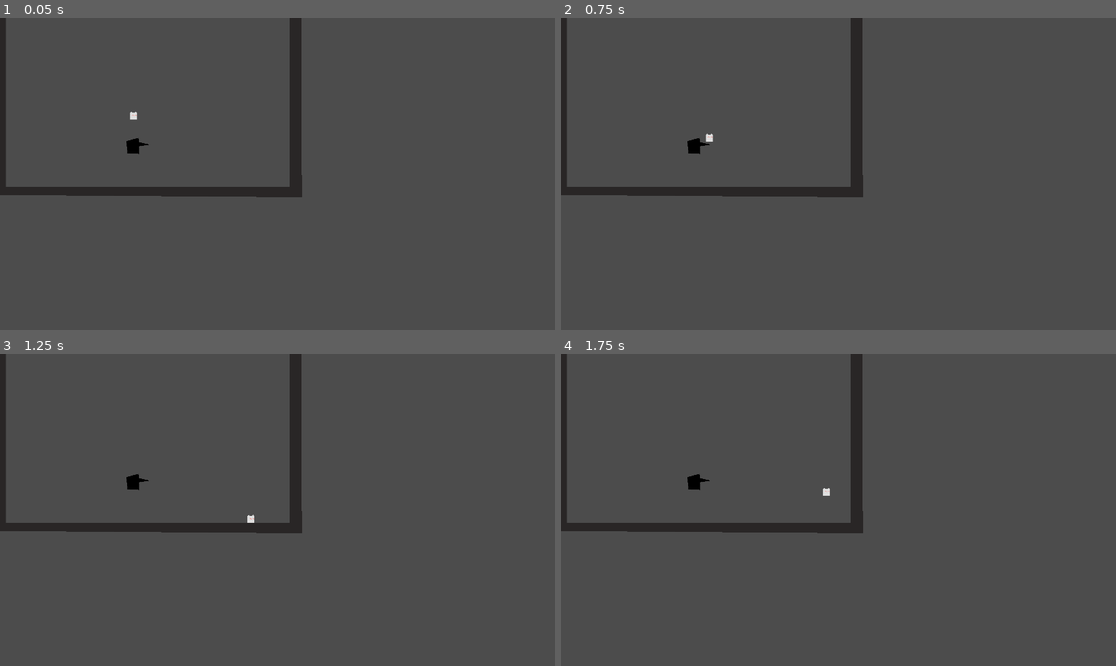
Above: before the commit, frames 1-4 (two rows, left to right).
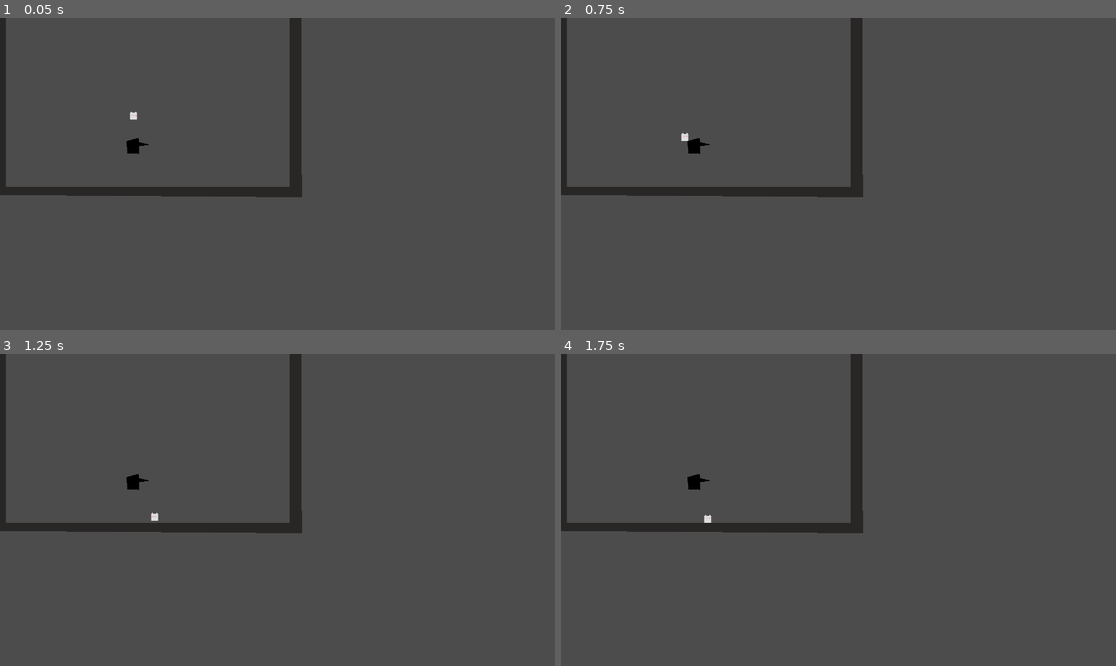
Above: after the commit, the same moments.

Repository: Chris-Qinn/Wolf-2
Game: Godot game, scene res://GameLevel.tscn
The game is run twice, just before and just after one commit, with the same random seed, the same clock (stepped at 60 frames per second) and the same inputs.
Inputs (mouse positions are in pixels of both pictures, inside the frame that each line leads up to):
- Up to frame 1 (0.05 s): no input
- Up to frame 2 (0.75 s): move the mouse to (960, 158) at 0.52 s; hold D (key_right) from 0.53 s (still down); hold Right mouse button (bounce, bound only after the commit) from 0.53 s (still down)
- Up to frame 3 (1.25 s): keep holding D (key_right); keep holding Right mouse button (bounce, bound only after the commit); tap Space (jump) at 0.77, 1.07 s; tap Shift (dash, bound only after the commit) at 0.8 s
- Up to frame 4 (1.75 s): move the mouse to (727, 525) at 1.27 s; release D (key_right) at 1.28 s; release Right mouse button (bounce, bound only after the commit) at 1.28 s; hold S (key_down) from 1.28 s (still down); tap Shift (dash, bound only after the commit) at 1.35 s; tap Space (jump) at 1.52, 1.55 s

Frame 1 is identical in both runs. In frame 2, less than 0.1% of the frame differs, in the area x 21-28%, y 36-40%; in frame 3, less than 0.1%; in frame 4, less than 0.1%.

Commit message:
working bounce, dash. Dash needs to be redone somewhat and wall jump needs to be added

Diff:
--- a/project.godot
+++ b/project.godot
@@ -74,6 +74,20 @@
 "events": [ Object(InputEventKey,"resource_local_to_scene":false,"resource_name":"","device":0,"alt":false,"shift":false,"control":false,"meta":false,"command":false,"pressed":false,"scancode":83,"unicode":0,"echo":false,"script":null)
  ]
 }
+dash={
+"deadzone": 0.5,
+"events": [ Object(InputEventKey,"resource_local_to_scene":false,"resource_name":"","device":0,"alt":false,"shift":false,"control":false,"meta":false,"command":false,"pressed":false,"scancode":16777237,"unicode":0,"echo":false,"script":null)
+, Object(InputEventJoypadButton,"resource_local_to_scene":false,"resource_name":"","device":0,"button_index":1,"pressure":0.0,"pressed":false,"script":null)
+, Object(InputEventJoypadButton,"resource_local_to_scene":false,"resource_name":"","device":0,"button_index":2,"pressure":0.0,"pressed":false,"script":null)
+ ]
+}
+bounce={
+"deadzone": 0.5,
+"events": [ Object(InputEventJoypadButton,"resource_local_to_scene":false,"resource_name":"","device":0,"button_index":4,"pressure":0.0,"pressed":false,"script":null)
+, Object(InputEventJoypadButton,"resource_local_to_scene":false,"resource_name":"","device":0,"button_index":5,"pressure":0.0,"pressed":false,"script":null)
+, Object(InputEventMouseButton,"resource_local_to_scene":false,"resource_name":"","device":0,"alt":false,"shift":false,"control":false,"meta":false,"command":false,"button_mask":0,"position":Vector2( 0, 0 ),"global_position":Vector2( 0, 0 ),"factor":1.0,"button_index":2,"pressed":false,"doubleclick":false,"script":null)
+ ]
+}
 
 [rendering]
 
--- a/scripts/Wolf_Movement.gd
+++ b/scripts/Wolf_Movement.gd
@@ -16,6 +16,10 @@
 var hasdash;
 var wolf;
 
+var on_ground
+var on_wall
+var on_ceil
+
 # Called when the node enters the scene tree for the first time.
 func _ready():
 	velocity.x = 0;
@@ -24,6 +28,9 @@
 	acceleration.y = 2;
 	jump_buffer = 0;
 	hasdash = true;
+	on_ceil = false
+	on_ground = false
+	on_wall = false
 
 
 
@@ -36,7 +43,15 @@
 	dash_d.x = Input.get_action_strength("right") - Input.get_action_strength("left")
 	dash_d.y = Input.get_action_strength("down") - Input.get_action_strength("up")
 	if dash_d.x == 0 and dash_d.y == 0:
-		pass
+		if Input.is_action_pressed("key_right"):
+			dash_d.x += 1
+		if Input.is_action_pressed("key_left"):
+			dash_d.x -= 1
+		if Input.is_action_pressed("key_up"):
+			dash_d.y -= 1
+		if Input.is_action_pressed("key_down"):
+			dash_d.y += 1
+	return dash_d.normalized()
 
 func get_input():
 
@@ -53,12 +68,20 @@
 
 	if hasdash and Input.is_action_just_pressed("dash"):
 		var dash_d = get_dash_direction()
+		velocity = dash_d * 5;
+		hasdash = false
 
+	if Input.is_action_pressed("bounce"):
+		wolf = "bounce";
+	else:
+		wolf = "not";
 
-	if is_on_surface and Input.is_action_just_pressed("jump") and (surface_normal.y < -0.5 or velocity.y == 0):
-		jumping = true
-		jump_buffer = 0.15;
-		velocity.y = -5;
+	if is_on_surface and (surface_normal.y < -0.5 or velocity.y == 0):
+		hasdash = true
+		if Input.is_action_just_pressed("jump"):
+			jumping = true
+			jump_buffer = 0.15;
+			velocity.y = -5;
 	elif Input.is_action_pressed("jump") and jump_buffer > 0:
 		jumping = true
 	else:
@@ -67,7 +90,13 @@
 
 
 func _physics_process(delta):
-	# print(delta)
+
+	# Define some states that help us figure out what we're doing
+	on_ground = is_on_surface and (surface_normal.y < -0.5)
+	on_wall = is_on_surface and (abs(surface_normal.y) <= 0.5)
+	on_ceil = is_on_surface and not on_wall and not on_ground
+
+
 	get_input()
 
 	if jumping:
@@ -79,43 +108,62 @@
 		jump_buffer -= delta;
 		# print(jump_buffer)
 
-	velocity.y = min(velocity.y, 5)
+	# velocity.y = min(velocity.y, 5)
 
 
 	var v_x_limit = max(1.5*Input.get_action_strength("left"), 1.5*Input.get_action_strength("right"))
 	if Input.is_action_pressed("key_left") or Input.is_action_pressed("key_right"):
 		v_x_limit = 1.5;
 
-	if acceleration.x == 0 or abs(velocity.x) > v_x_limit:
-		acceleration.x = -0.5*velocity.x
-		velocity.x += acceleration.x*30*delta
-	else:
+
+	# Control velocity and acceleration in the x-axis
+	if on_ground and acceleration.x == 0:
+		# On the ground and not trying to accelerate
+		acceleration.x = -0.2*velocity.x
+		velocity.x += acceleration.x * 30 * delta
+	elif abs(velocity.x) > v_x_limit and (
+		(velocity.x<0 and acceleration.x<0) or (velocity.x>0 and acceleration.x>0)
+		):
+		# Cannot accelerate any faster
+		pass
+	elif on_ground:
 		velocity.x += acceleration.x*30*delta
 		velocity.x = min( max( -v_x_limit, velocity.x ), v_x_limit )
-		print(velocity.x)
+	elif wolf != "bounce":
+		velocity.x += acceleration.x*30*delta
+		velocity.x = min( max( -v_x_limit, velocity.x ), v_x_limit )
 
 
-	if is_on_surface == false:
+
+	if on_ground == false:
 		velocity.x *= 1.8
 	else:
 		velocity.x *= 1.2
 
 	var motion = velocity*delta*movespeed
 
-	if is_on_surface == false:
+	if on_ground == false:
 		velocity.x /= 1.8
 	else:
 		velocity.x /= 1.2
 
 	var collision = move_and_collide(motion)
 	if collision:
-		#velocity -= velocity * velocity.dot(collision.normal);
-		if collision.normal.y < -0.5:
-			velocity.y = 0;
-		var slide = collision.remainder.slide(collision.normal);
-		velocity = velocity.slide(collision.normal)
-		move_and_collide(slide)
 		is_on_surface = true;
+		surface_normal = collision.normal
+
+		if wolf == "bounce":
+			var bounce = collision.remainder.bounce(collision.normal);
+			velocity = velocity.bounce(collision.normal);
+			velocity *= 0.95
+			#move_and_collide(bounce)
+		else:
+			if collision.normal.y < -0.5:
+				velocity.y = 0;
+			var slide = collision.remainder.slide(collision.normal);
+			velocity = velocity.slide(collision.normal)
+			move_and_collide(slide)
+
 		surface_normal = collision.normal
 		if collision.normal.y > 0.5:
 			jump_buffer = 0;
Not shown, added: gimpassets/starrysky.png.import
Not shown, added: wolf-white.png.import
